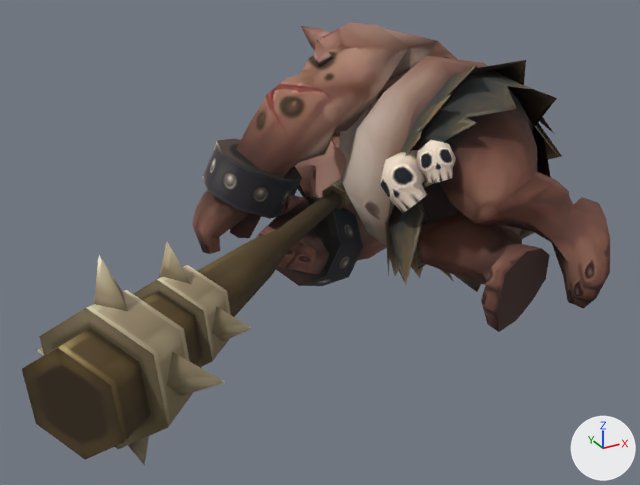
The OBJ model Resource/Boss02/Animation/Dead/Dead (35).obj: old version first, new version second.
Camera for both pictures: a camera (50 mm lens) standing at (-326.0, -358.0, 216.0) and looking at (-116.0, 23.0, 25.0). The lights are fixed; the arrows at lower right show +X, +Y and +Z. Where no turn or scale is listed for an object, it has been applied to the vertices. Vertices at the same position are counted once.

In view in the first picture: 'Cyclops01_W', 'Cyclops03'.
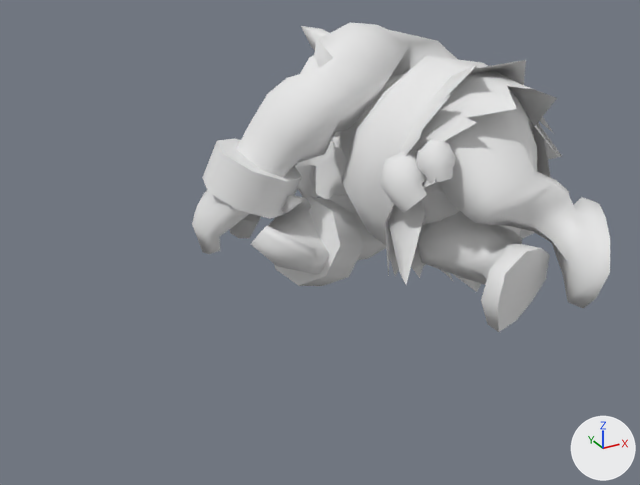
The change, as a list of edits to the scene's bpy script:
```text
Add mat_material__27:
    mat_material__27 = principled_material('Material__27')
    mat_material__27.base_color = (0.8, 0.8, 0.8)  # white #e7e7e7
    mat_material__27.roughness = 1.0
Change me_cyclops03:
    where me_cyclops03.from_pydata(...)  # 738 vertices, 1324 faces; spans x -162.0..32.0, y -91.0..172.0, z -25.0..124.0
    used by ob_cyclops03; location = (0.0, 0.0, 0.0)
    me_cyclops03 part 1: 1324 faces spanning x -162.0..32.0, y -91.0..172.0, z -25.0..124.0 switch from mat_material__25 (picture img_texture_png) to mat_material__27 (white #e7e7e7)
Remove ob_cyclops01_w:
    ob_cyclops01_w = bpy.data.objects.new('Cyclops01_W', me_cyclops01_w)
    ob_cyclops01_w.location = (0.0, 0.0, 0.0)
```

Changed parts and their boxes (x1, y1, x2, y2) in the pictures (640 x 485 px):
'Cyclops01_W', deleted (brown)
    before: (22, 179, 351, 466)
part 1 of me_cyclops03, recoloured (brown to white)
    both: (192, 22, 610, 332)
